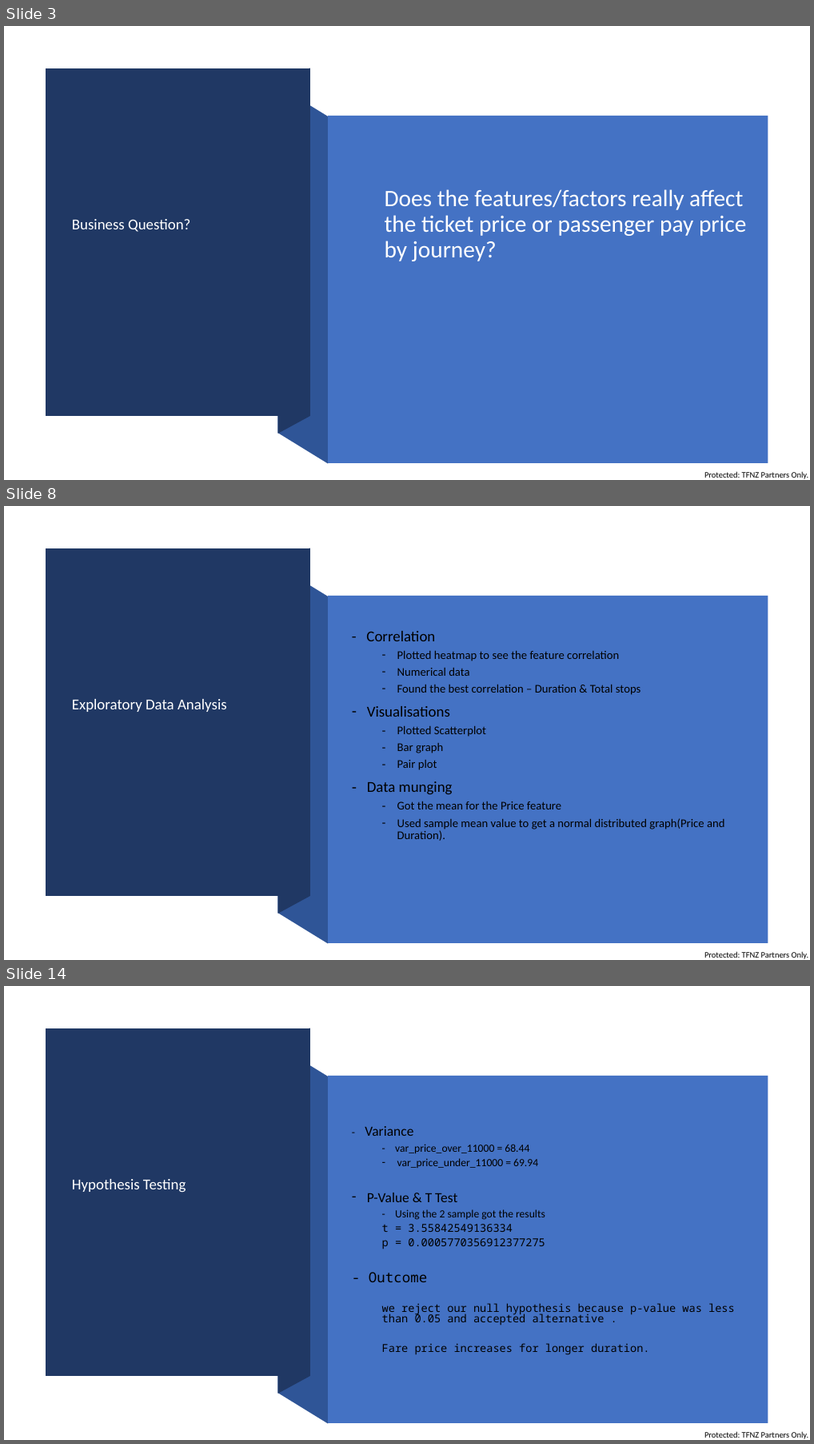
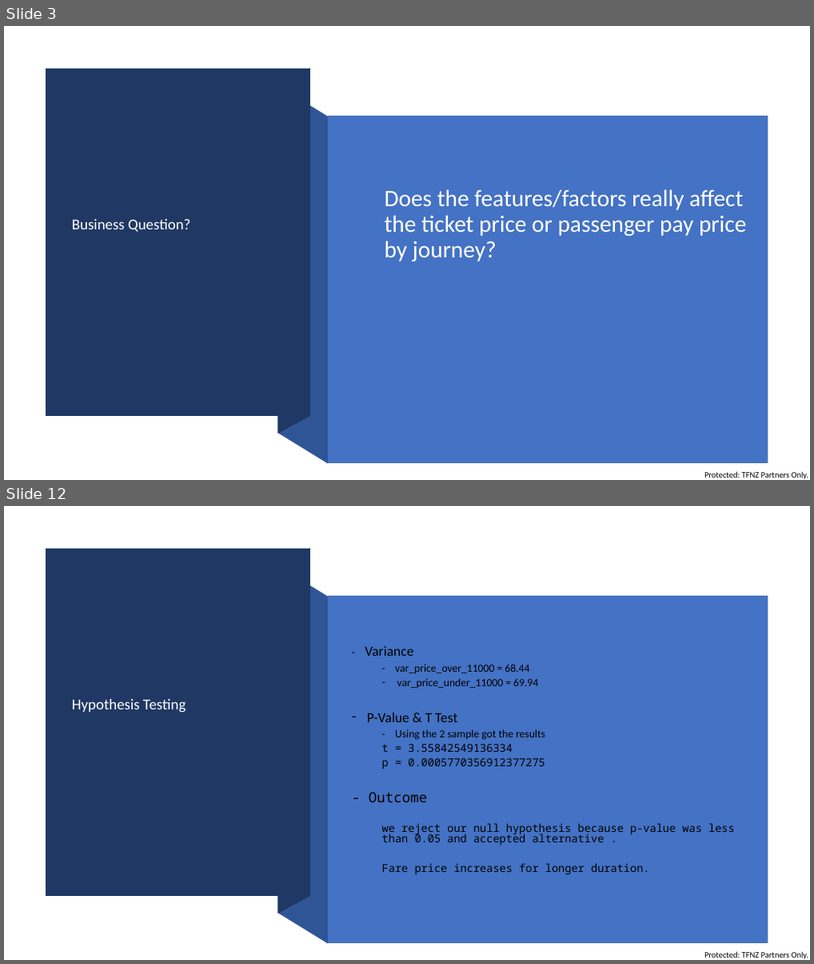
Before and after one commit to divraj2022/IOD_DIV, a slide deck: Mini Project 1/Mini Project 1.PPTX. Shown one above the other, each under a label of ours: slides 3, 8 and 14 before the commit, slides 3 and 12 after it; the slides between them are not shown. The pictures are 814x1444 and 814x964 pixels, drawn with LibreOffice and Linux fonts; fonts in the diff are those of the drawing. Boxes give left, top, right and bottom in pixels: in the first picture for what was removed or moved away, otherwise in the second. Text is boxed around its words. In the diff, an @@ line names an element or a change of style, - is before the commit and + after.

```diff
--- a/Mini Project 1/Mini Project 1.PPTX
+++ b/Mini Project 1/Mini Project 1.PPTX
@@ slide 8 removed at (4,506,810,960), background #FFFFFF; not listed: 1 template element that a slide beside it also shows @@
@@ freeform shape removed at (46,548,310,896) @@
@@ freeform shape removed at (278,548,310,913) @@
@@ freeform shape removed at (278,566,328,944) @@
@@ rectangle removed at (328,596,769,943) @@
@@ text removed at (366,631,725,840) @@
-- Correlation
-  – Plotted heatmap to see the feature correlation
-  – Numerical data
-  – Found the best correlation – Duration & Total stops
-– Visualisations
-  – Plotted Scatterplot
-  – Bar graph
-  – Pair plot
-– Data munging
-  – Got the mean for the Price feature
-  – Used sample mean value to get a normal distributed graph(Price and Duration).
@@ title removed at (72,699,227,712) @@
-Exploratory Data Analysis
@@ what was slide 14 is now slide 12 @@
```
Also in this commit, not shown: 4 slides changed, 5 slides added, 7 other slides removed, 1 other file.
